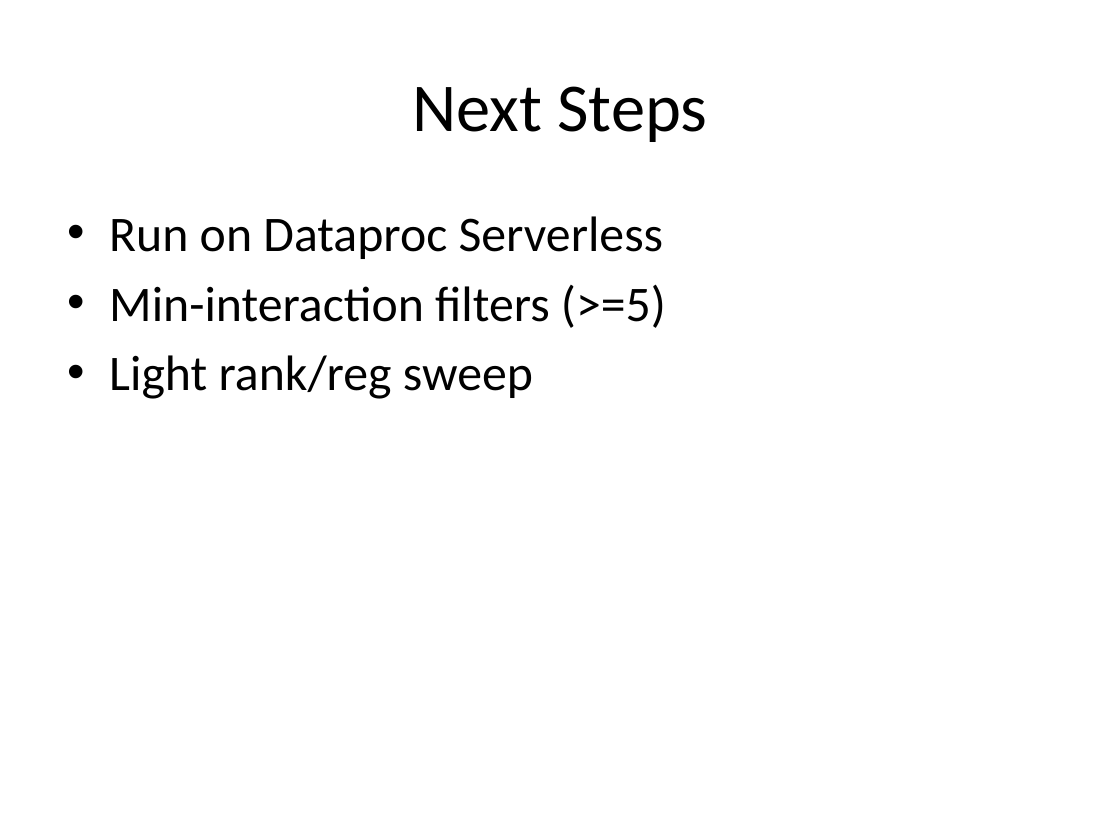
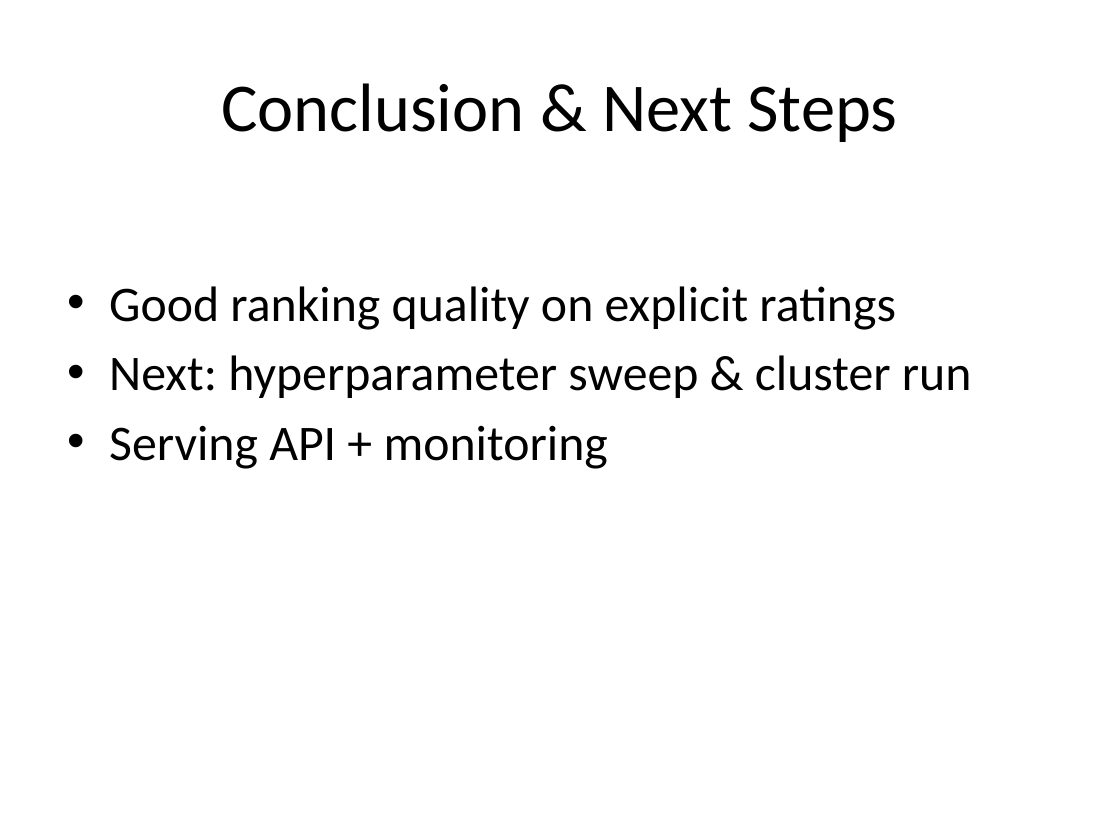
Before and after one commit to MET-CS-777/cs777-final-project-sri99-svg, a slide deck: slide 8 of SLIDES.pptx (slide 5 before the commit). Drawn at 1120x840 pixels with LibreOffice and Linux fonts; fonts in the diff are those of the drawing. Boxes give left, top, right and bottom in pixels: in the first picture for what was removed or moved away, otherwise in the second. Text is boxed around its words. In the diff, an @@ line names an element or a change of style, - is before the commit and + after.

```diff
--- a/SLIDES.pptx
+++ b/SLIDES.pptx
@@ title at box(221, 83, 898, 142): text changed @@
-Next Steps
+Conclusion & Next Steps
@@ text at box(109, 286, 972, 469): text changed @@
-• Run on Dataproc Serverless
-• Min-interaction filters (>=5)
-• Light rank/reg sweep
+• Good ranking quality on explicit ratings
+• Next: hyperparameter sweep & cluster run
+• Serving API + monitoring
```
Also in this commit, not shown: 3 other slides changed, 4 slides added, 1 slide removed, 2 other files.
